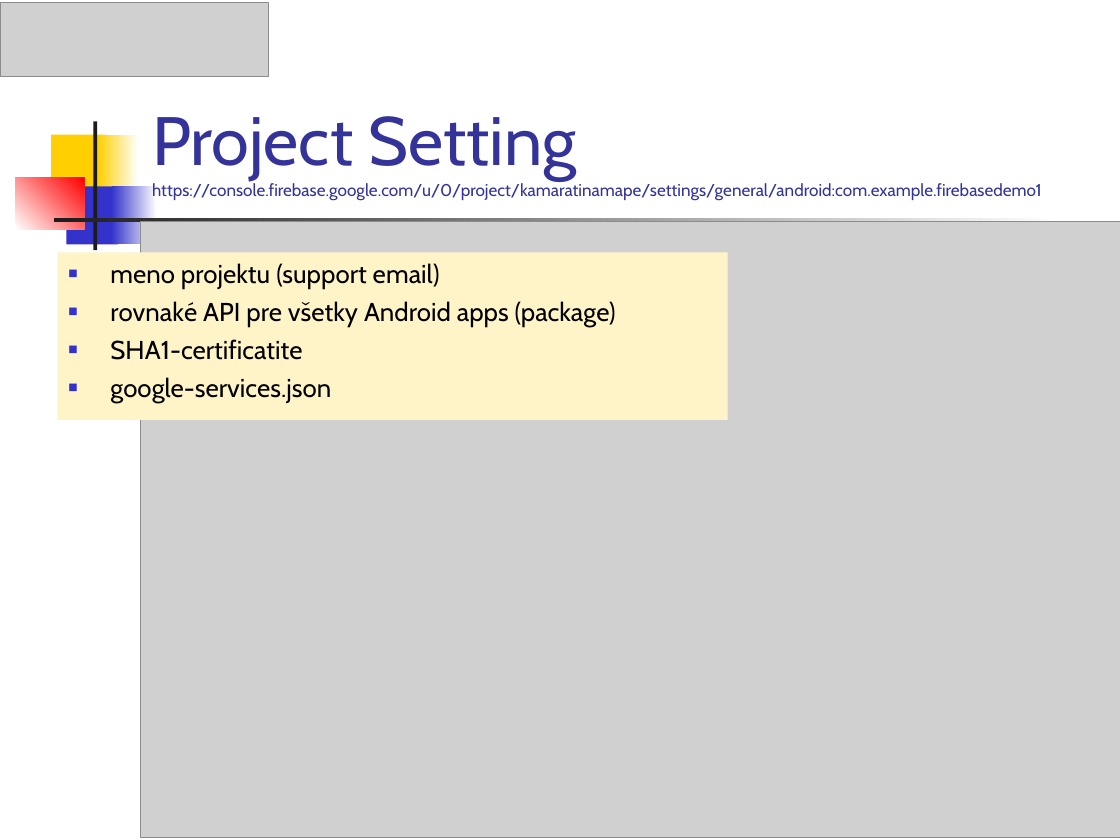
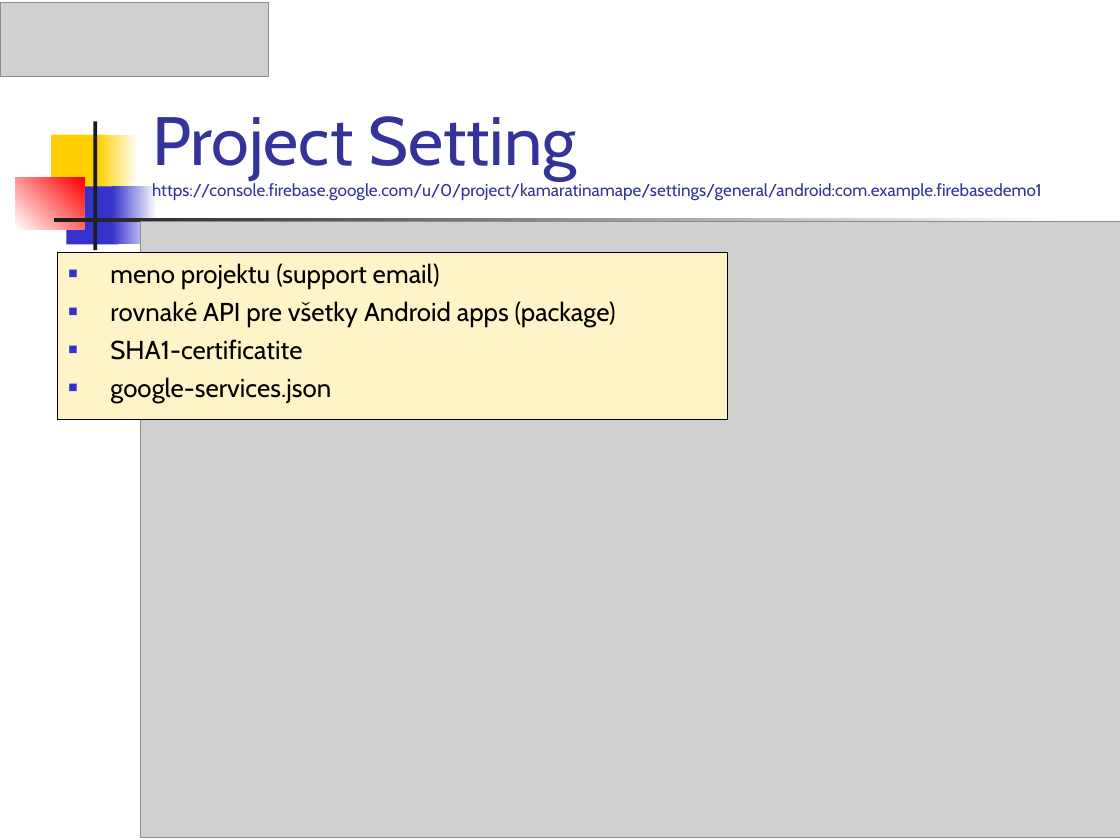
Before and after one commit to vmandro/Prednasky, a slide deck: slide 24 of 12/12_Android.ppt (slide 23 before the commit). Drawn at 1120x840 pixels with LibreOffice and Linux fonts; fonts in the diff are those of the drawing; grey boxes stand for pictures. Boxes give left, top, right and bottom in pixels: in the first picture for what was removed or moved away, otherwise in the second. Text is boxed around its words. In the diff, an @@ line names an element or a change of style, - is before the commit and + after.

```diff
--- a/12/12_Android.ppt
+++ b/12/12_Android.ppt
@@ rectangle "meno projektu (support email)" at [57,252,727,420]: outline none to #000000 0.74 pt @@
```
Also in this commit, not shown: 18 other slides changed, 1 slide added, 1 other file.
